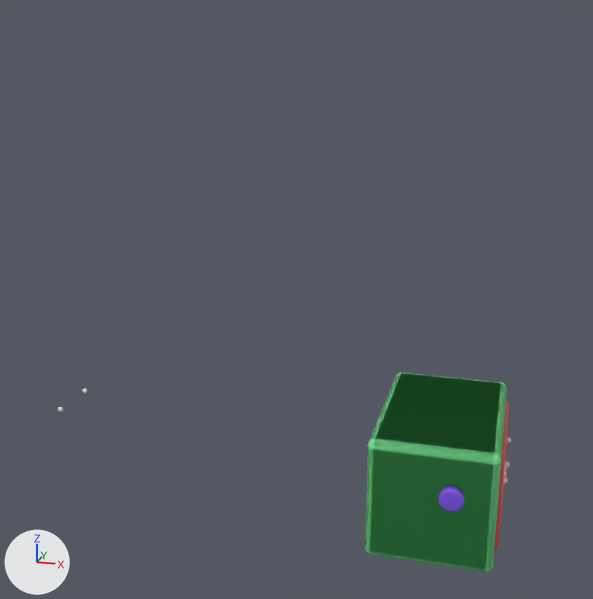
Renders of the Blender file Misc/Robot-1.blend from each side of a commit.
Rendered twice from a camera (50 mm lens) standing at (1.31, -15.53, 8.72) and looking at (-2.92, -0.04, 3.81). Arrows for +X, +Y and +Z are at lower left; the lights stay in place.
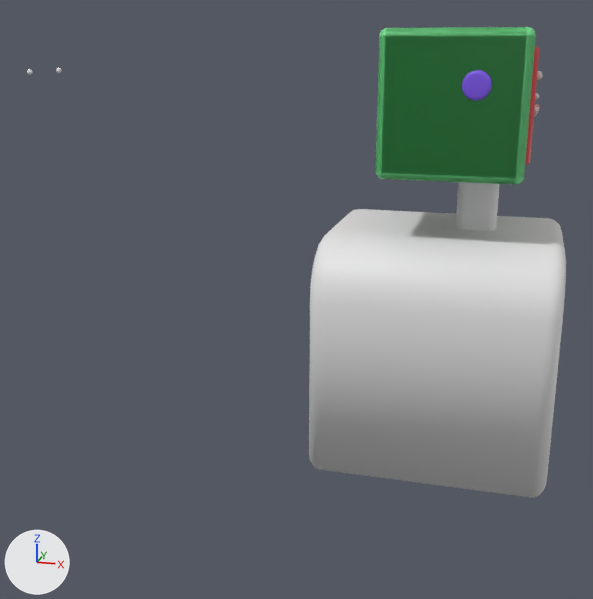
Commit message: sOME more play with robot modelling

Changed parts and their boxes [x1, y1, x2, y2] in the pictures (593 x 599 px):
'Cube.003', added: after [309, 209, 566, 498]
'Cube.001', moved: before [365, 372, 507, 572]; after [375, 27, 536, 185]
'Cube.002', added: after [456, 182, 499, 231]
'Cylinder', moved: before [438, 485, 464, 512]; after [462, 70, 492, 101]
'Cube', moved: before [494, 401, 509, 549]; after [525, 46, 539, 165]
'Sphere.001', moved: before [58, 388, 511, 468]; after [27, 68, 543, 80]
'Torus', moved: before [504, 470, 509, 484]; after [534, 104, 540, 116]

The change, as a diff of the scene's bpy script:
```diff
--- a/Misc/Robot-1.blend.py
+++ b/Misc/Robot-1.blend.py
@@ me_cube_003 @@
+me_cube_003.from_pydata(...)  # 168 vertices, 156 faces; spans x -1.0..1.0, y -1.0..1.0, z -1.0..1.0
+me_cube_003.polygons.foreach_set('use_smooth', [True] * 156)
@@ me_cube_002 @@
+me_cube_002.from_pydata(...)  # 48 vertices, 26 faces; spans x -1.0..1.0, y -1.0..1.0, z -1.0..1.0
@@ ob_cube @@
 ob_cube = bpy.data.objects.new('Cube', me_cube)
-ob_cube.location = (-3.36, 0.09, -0.5)
+ob_cube.location = (-3.36, 0.09, 6.84)
 ob_cube.scale = (4.79, 1.0, 1.0)
@@ ob_cube_001 @@
 ob_cube_001 = bpy.data.objects.new('Cube.001', me_cube_001)
-ob_cube_001.location = (0.13, 0.1, -0.72)
+ob_cube_001.location = (0.13, 0.1, 6.62)
 ob_cube_001.scale = (1.23, 1.23, 1.23)
@@ ob_sphere_001 @@
 ob_sphere_001 = bpy.data.objects.new('Sphere.001', me_sphere_001)
-ob_sphere_001.location = (1.47, -0.5, 0.93)
+ob_sphere_001.location = (1.47, -0.5, 8.27)
 ob_sphere_001.scale = (0.0583, 0.0424, 0.0583)
@@ ob_torus @@
 ob_torus = bpy.data.objects.new('Torus', me_torus)
-ob_torus.location = (1.45, 0.14, 0.61)
+ob_torus.location = (1.45, 0.14, 7.95)
 ob_torus.rotation_euler = (-1.621, -0.147, -1.431)  # degrees (-93, -8.4, -82)
@@ ob_cylinder @@
 ob_cylinder = bpy.data.objects.new('Cylinder', me_cylinder)
-ob_cylinder.location = (0.53, -1.88, 0.82)
+ob_cylinder.location = (0.53, -1.88, 8.16)
 ob_cylinder.rotation_euler = (1.571, 0.0, 0.0)  # degrees (90, 0, 0)
@@ ob_cube_003 @@
+ob_cube_003 = bpy.data.objects.new('Cube.003', me_cube_003)
+ob_cube_003.location = (0.0, 0.0, 3.36)
+ob_cube_003.scale = (2.16, 2.16, 2.16)
@@ ob_cube_002 @@
+ob_cube_002 = bpy.data.objects.new('Cube.002', me_cube_002)
+ob_cube_002.location = (0.57, 0.0, 6.08)
+ob_cube_002.scale = (0.366, 0.366, 0.641)
```
